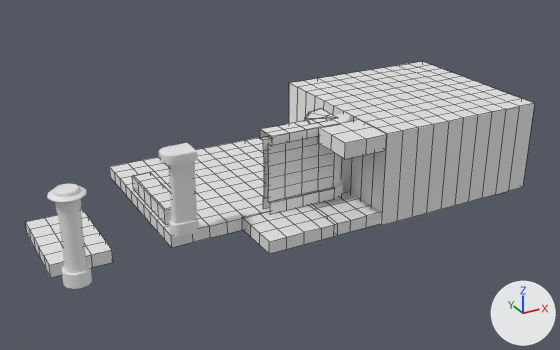
An edit to the FBX model Assets/Art/Environment_Art/Modules/Level1Models.fbx, drawn before and after from the same camera.
Rendered twice from a 50 mm camera at (-16.61, -29.9, 15.41) aimed at (-0.62, -0.83, 0.87). The axes (+X, +Y, +Z) are drawn at lower right. The lights are the same throughout. Mesh edges are drawn as thin lines on the coarser meshes. Materials are left out; every surface is plain grey. Where no turn or scale is listed for an object, it has been applied to the vertices. Vertices at the same position are counted once.

The first picture shows 'BigFloor', 'Floor', 'Floor2', 'Floor3', 'MovableFloor', 'Obstacle', 'Pillar1', 'Sand4', 'Wall', 'WallCorner', 'WallEdge'.
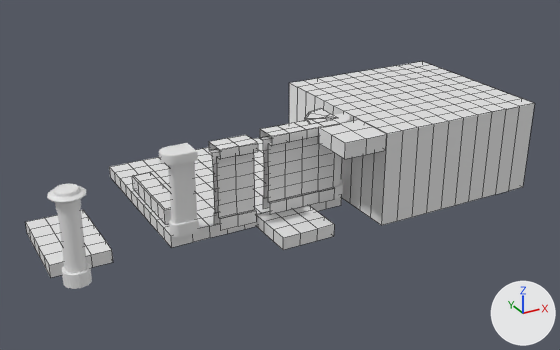
Edits to the bpy script that builds the scene:
```text
Change me_mesh:
    used by ob_floor3; location = (-3.64, -2.93, -0.25)
    remove me_mesh.from_pydata(...)  # 34 vertices, 26 faces; spans x 0.0..3.3, y -2.48..0.0, z 0.0..0.56
    add me_mesh.from_pydata(...)  # 28 vertices, 21 faces; spans x -2.48..0.0, y -2.48..0.0, z 0.0..0.56
    me_mesh part 1
    26 vertices are removed from x 0.83..3.3, y -2.48..0.0, z 0.0..0.56
    26 faces are deleted
    2 vertices are added at (-2.48, -1.65, 0.0), (-2.48, -0.83, 0.0)
    6 new vertices lie (-0.83, 0.0, 0.0) away from vertices in x 0.0, y -2.48..0.0, z 0.0..0.56
    6 new vertices lie (-0.82, 0.0, 0.0) away from vertices in x -0.83, y -2.48..0.0, z 0.0..0.56
    6 new vertices lie (-0.83, 0.0, 0.0) away from vertices in x -1.65, y -2.48..0.0, z 0.0..0.56
    21 new faces join them
Add me_mesh_011_1:
    me_mesh_011_1.from_pydata(...)  # 81 vertices, 52 faces; spans x -0.84..0.84, y -0.54..0.54, z -1.84..1.84
Change ob_floor3:
    ob_floor3.location: (-3.64, -2.93, -0.25) -> (-0.5, -2.9, -0.26)
Remove ob_sand4:
    ob_sand4 = bpy.data.objects.new('Sand4', me_mesh_011)
    ob_sand4.location = (-0.5, -2.9, -0.26)
Add ob_polysurface7:
    ob_polysurface7 = bpy.data.objects.new('polySurface7', me_mesh_011_1)
    ob_polysurface7.location = (-4.15, -3.3, 2.18)
```

Boxes (x1, y1, x2, y2) around the edits, measured in the pictures (560 x 350 px):
'polySurface7', added
    after: (209, 135, 258, 231)
'Floor3', reshaped, moved (19% narrower, 8% shorter)
    before: (242, 205, 338, 254)
    after: (256, 205, 334, 250)
'Sand4', deleted
    before: (312, 192, 380, 235)
